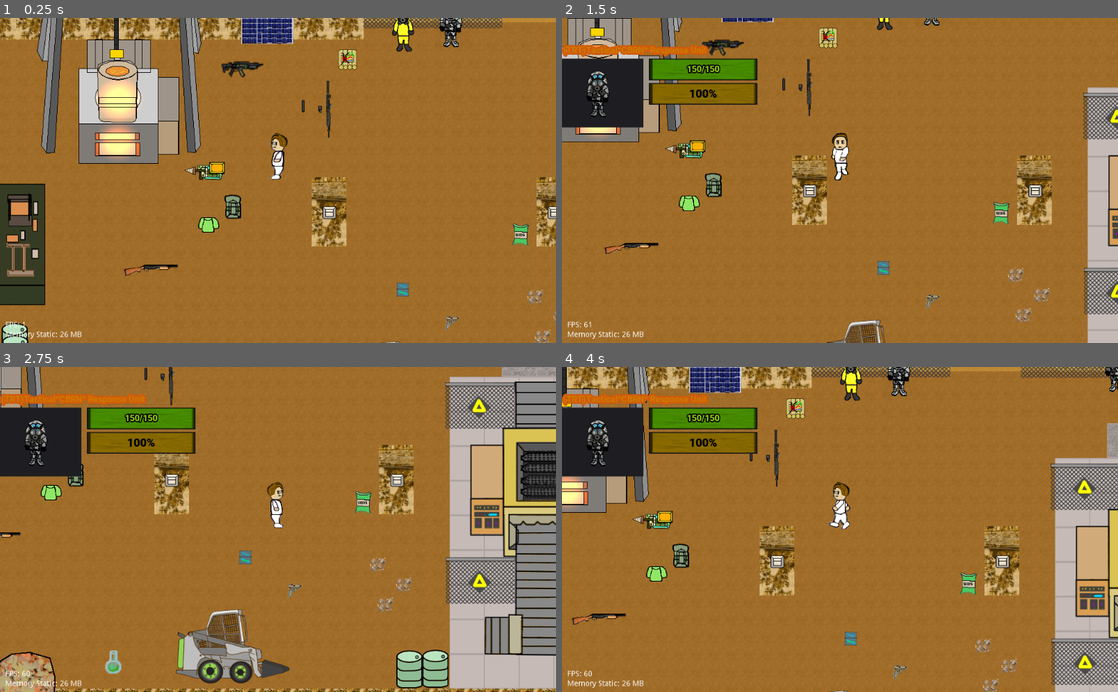
Above: before the commit, frames 1-4 (two rows, left to right).
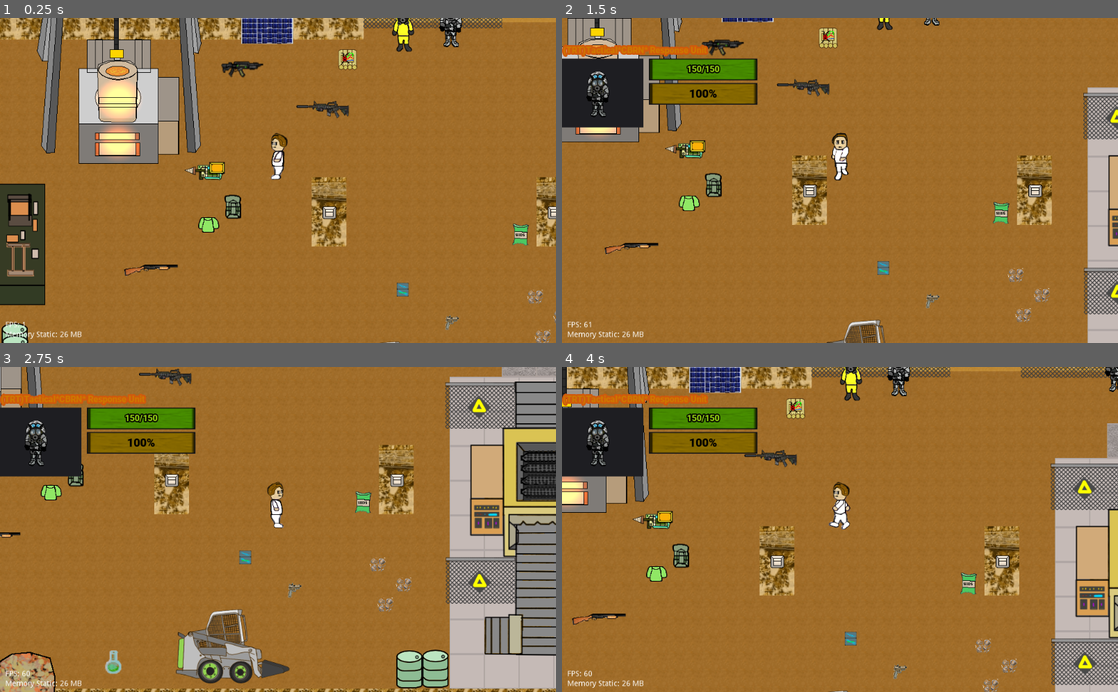
Above: after the commit, the same moments.

Repository: Dimezske/The-Mining-Game-ver-0.60v-
Game: Godot game, scene res://Scenes/Startmine.tscn
Same seed, same stepped clock (60 frames per second), same inputs: the game is played once before the commit and once after it. The project has no main scene, so this scene is started directly. The engine's default icon, where the game draws it, is replaced by a stand-in: a white triangle on a blue panel in a dark square.
Inputs (mouse positions are in pixels of both pictures, inside the frame that each line leads up to):
- Up to frame 1 (0.25 s): no input
- Up to frame 2 (1.5 s): tap Enter at 0.5 s; move the mouse to (962, 164) at 0.52 s; press the mouse at (962, 164) at 0.53 s; hold D (move-right) 0.53-1.28 s; move the mouse to (728, 196) at 1.27 s; release the mouse at (728, 196) at 1.28 s; hold S (move-down) from 1.28 s (still down); tap F (Lazer) at 1.35 s
- Up to frame 3 (2.75 s): click (166, 545) at 1.55 s; move the mouse to (333, 458) at 2.02 s; release S (move-down) at 2.03 s; press the mouse at (333, 458) at 2.03 s; hold D (move-right) from 2.03 s (still down)
- Up to frame 4 (4 s): move the mouse to (812, 594) at 2.77 s; release D (move-right) at 2.78 s; release the mouse at (812, 594) at 2.78 s; hold W (move-up) 2.78-3.53 s; tap E (interact) at 2.85 s; click (812, 594) at 3.05 s; move the mouse to (1067, 389) at 3.52 s; hold A (move-left) from 3.53 s (still down); hold Mouse wheel down (scroll_down) from 3.53 s (still down); click (1067, 389) at 3.8 s

The runs differ from the first frame. In frame 1, 0.3% of the frame differs, in the area x 53-63%, y 19-37%; in frame 2, 0.3%; in frame 3, 0.3%; in frame 4, 0.3%.

Commit message:
gun updatesv3

Diff:
--- /dev/null
+++ b/Scenes/Aiming.gd
@@ -0,0 +1,21 @@
+extends Node2D
+
+const MAX_LENGTH = 2000
+
+onready var gun = get_parent().get_node("Node2D/Sprite")
+onready var end = $EndOfSight
+onready var rayCast2D = $RayCast2D
+
+
+func _physics_process(_delta):
+	var mouse_position = get_local_mouse_position()
+	var max_cast_to = mouse_position.normalized() * MAX_LENGTH
+	rayCast2D.cast_to = max_cast_to
+	if rayCast2D.is_colliding():
+		end.global_position = rayCast2D.get_collision_point()
+	else:
+		end.global_position = rayCast2D.cast_to
+	gun.rotation = rayCast2D.cast_to.angle()
+	gun.region_rect.end.x = end.position.length()
+	if Global.player_direction[0]:
+		gun.flip_h = true
--- a/Scenes/LazerDesignator.tscn
+++ b/Scenes/LazerDesignator.tscn
@@ -4,7 +4,6 @@
 [ext_resource path="res://Scripts/LazerDesignator.gd" type="Script" id=2]
 [ext_resource path="res://Assets/Weapons/Guns/Begin.png" type="Texture" id=3]
 [ext_resource path="res://Materials/LazerDesignator.tres" type="Material" id=4]
-
 
 [sub_resource type="CanvasItemMaterial" id=5]
 blend_mode = 1
--- a/Scenes/M4.tscn
+++ b/Scenes/M4.tscn
@@ -158,7 +158,7 @@
 tracks/4/type = "value"
 tracks/4/path = NodePath("Node2D/Sprite/Mods/Silencer2:frame")
 tracks/4/interp = 1
-tracks/4/loop_wrap = false
+tracks/4/loop_wrap = true
 tracks/4/imported = false
 tracks/4/enabled = true
 tracks/4/keys = {
@@ -1018,7 +1018,7 @@
 tracks/10/imported = false
 tracks/10/enabled = true
 tracks/10/keys = {
-"times": PoolRealArray( 0.1 ),
+"times": PoolRealArray( 0 ),
 "transitions": PoolRealArray( 1 ),
 "update": 1,
 "values": [ Vector2( 105.714, -6 ) ]
@@ -1030,7 +1030,7 @@
 tracks/11/imported = false
 tracks/11/enabled = true
 tracks/11/keys = {
-"times": PoolRealArray( 0.1 ),
+"times": PoolRealArray( 0 ),
 "transitions": PoolRealArray( 1 ),
 "update": 1,
 "values": [ 0.0 ]
@@ -1059,7 +1059,7 @@
 tracks/0/imported = false
 tracks/0/enabled = true
 tracks/0/keys = {
-"times": PoolRealArray( -0.1 ),
+"times": PoolRealArray( 0 ),
 "transitions": PoolRealArray( 1 ),
 "update": 1,
 "values": [ 5 ]
@@ -1071,7 +1071,7 @@
 tracks/1/imported = false
 tracks/1/enabled = true
 tracks/1/keys = {
-"times": PoolRealArray( -0.1 ),
+"times": PoolRealArray( 0 ),
 "transitions": PoolRealArray( 1 ),
 "update": 1,
 "values": [ Vector2( 0, -1.19209e-07 ) ]
@@ -1083,7 +1083,7 @@
 tracks/2/imported = false
 tracks/2/enabled = true
 tracks/2/keys = {
-"times": PoolRealArray( -0.1 ),
+"times": PoolRealArray( 0 ),
 "transitions": PoolRealArray( 1 ),
 "update": 1,
 "values": [ 0.0 ]
@@ -1095,7 +1095,7 @@
 tracks/3/imported = false
 tracks/3/enabled = true
 tracks/3/keys = {
-"times": PoolRealArray( -0.1 ),
+"times": PoolRealArray( 0 ),
 "transitions": PoolRealArray( 1 ),
 "update": 1,
 "values": [ 2 ]
@@ -1107,7 +1107,7 @@
 tracks/4/imported = false
 tracks/4/enabled = true
 tracks/4/keys = {
-"times": PoolRealArray( -0.1 ),
+"times": PoolRealArray( 0 ),
 "transitions": PoolRealArray( 1 ),
 "update": 1,
 "values": [ Vector2( 0.999996, -63 ) ]
@@ -1119,7 +1119,7 @@
 tracks/5/imported = false
 tracks/5/enabled = true
 tracks/5/keys = {
-"times": PoolRealArray( -0.1 ),
+"times": PoolRealArray( 0 ),
 "transitions": PoolRealArray( 1 ),
 "update": 1,
 "values": [ 2 ]
@@ -1143,7 +1143,7 @@
 tracks/7/imported = false
 tracks/7/enabled = true
 tracks/7/keys = {
-"times": PoolRealArray( -0.1 ),
+"times": PoolRealArray( 0 ),
 "transitions": PoolRealArray( 1 ),
 "update": 1,
 "values": [ 1 ]
@@ -1155,7 +1155,7 @@
 tracks/8/imported = false
 tracks/8/enabled = true
 tracks/8/keys = {
-"times": PoolRealArray( -0.1 ),
+"times": PoolRealArray( 0 ),
 "transitions": PoolRealArray( 1 ),
 "update": 1,
 "values": [ Vector2( -1, -32 ) ]
@@ -1167,7 +1167,7 @@
 tracks/9/imported = false
 tracks/9/enabled = true
 tracks/9/keys = {
-"times": PoolRealArray( -0.1 ),
+"times": PoolRealArray( 0 ),
 "transitions": PoolRealArray( 1 ),
 "update": 1,
 "values": [ Vector2( -2, -39 ) ]
@@ -1179,7 +1179,7 @@
 tracks/10/imported = false
 tracks/10/enabled = true
 tracks/10/keys = {
-"times": PoolRealArray( -0.1 ),
+"times": PoolRealArray( 0 ),
 "transitions": PoolRealArray( 1 ),
 "update": 1,
 "values": [ Vector2( 1.42857, -96 ) ]
@@ -1191,7 +1191,7 @@
 tracks/11/imported = false
 tracks/11/enabled = true
 tracks/11/keys = {
-"times": PoolRealArray( -0.1 ),
+"times": PoolRealArray( 0 ),
 "transitions": PoolRealArray( 1 ),
 "update": 1,
 "values": [ 0.0 ]
@@ -1336,6 +1336,7 @@
 [node name="AnimationTree" type="AnimationTree" parent="."]
 tree_root = SubResource( 76 )
 anim_player = NodePath("../AnimationPlayer")
+active = true
 parameters/playback = SubResource( 77 )
 parameters/IdleM4A1/blend_position = Vector2( 0, 0 )
 parameters/Shooting/blend_position = Vector2( 0, 0 )
--- a/Scenes/Startmine.tscn
+++ b/Scenes/Startmine.tscn
@@ -473,7 +473,6 @@
 [node name="Weapons" type="YSort" parent="World/YSort"]
 
 [node name="M4" parent="World/YSort/Weapons" instance=ExtResource( 57 )]
-on_floor = true
 
 [node name="306PumpShotgun" parent="World/YSort/Weapons" instance=ExtResource( 47 )]
 position = Vector2( -328, 295 )
--- a/Scripts/Global.gd
+++ b/Scripts/Global.gd
@@ -11,6 +11,7 @@
 var player_initial_map_position = Vector2(200,200)
 #var getlevel_start = preload("res://Scenes/Startmine.tscn")
 var player_direction = ["LEFT","RIGHT","UP","DOWN"]
+
 var player_velocity = Vector2()
 var player_speed
 
--- a/Scripts/Weapon.gd
+++ b/Scripts/Weapon.gd
@@ -18,6 +18,7 @@
 var ammoMagazineAmount: int
 var bulletSpread: Array = [0,0]
 var bullet_speed
+var negative_bullet_speed = -500
 var fire_rate: float
 var damage: float
 var freeze: float
@@ -32,7 +33,7 @@
 var isHolding: bool
 var isShooting : bool
 var isLazer : bool # detect on/ off
-
+onready var rayCast2D = $RayCast2D
 onready var animationPlayer = $AnimationPlayer
 onready var animationTree = $AnimationTree
 onready var animationState = animationTree.get("parameters/playback")
@@ -121,14 +122,15 @@
 	bullet_speed = 500
 	var impulse_dir : Vector2
 	match int(Global.player_direction):
-		0: # Left
-			$Node2D/Sprite.flip_h = true
-			look_at(get_global_mouse_position())
+		0: # Right
+			#$Node2D/Sprite.flip_h = true
+			#look_at(get_global_mouse_position())
 			impulse_dir = Vector2(bullet_speed, 0)
-		1: # Right
-			$Node2D/Sprite.flip_h = false
-			look_at(get_global_mouse_position())
-			impulse_dir = Vector2(bullet_speed, 0)
+			print("right")
+		1: # Left
+			if Global.player_direction == "1":
+				impulse_dir = Vector2(negative_bullet_speed, 0)
+				print("left")
 		2: # Down
 			bullet_instance.rotation_degrees += (270 / PI)
 			impulse_dir = Vector2(0, bullet_speed)
